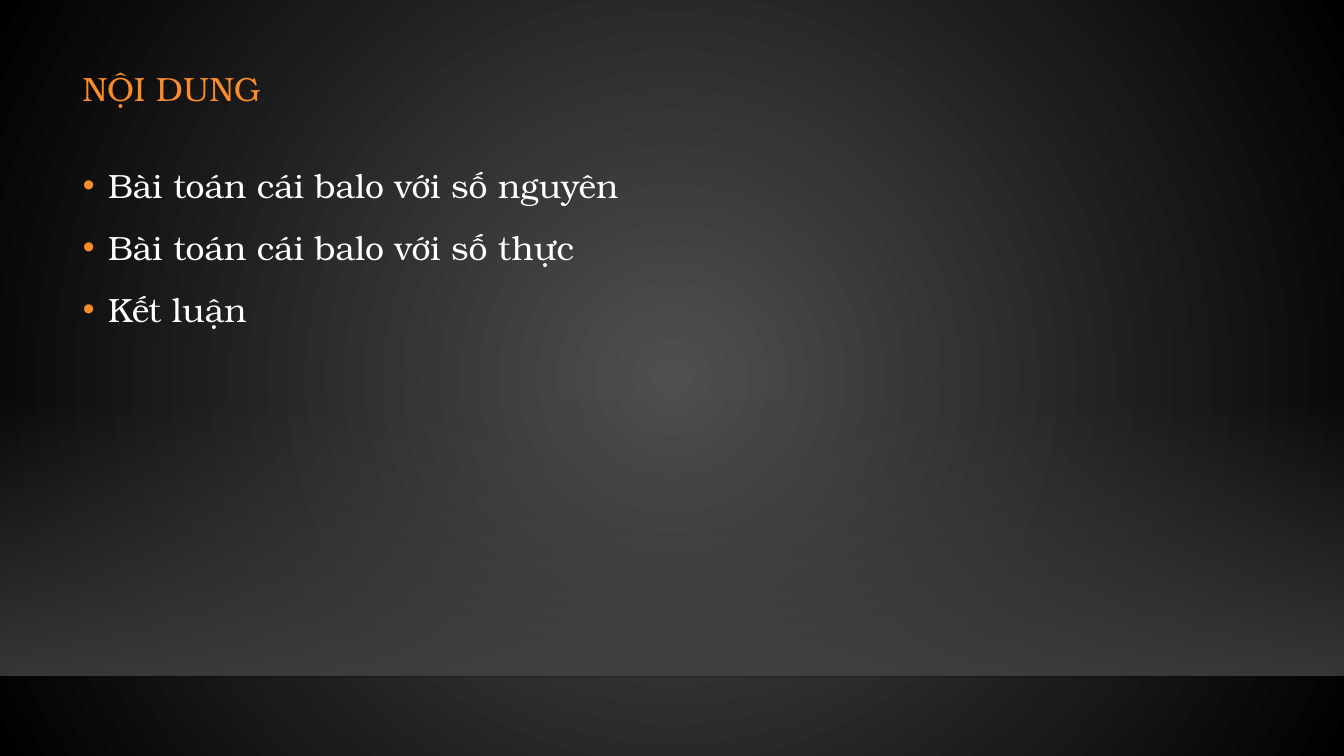
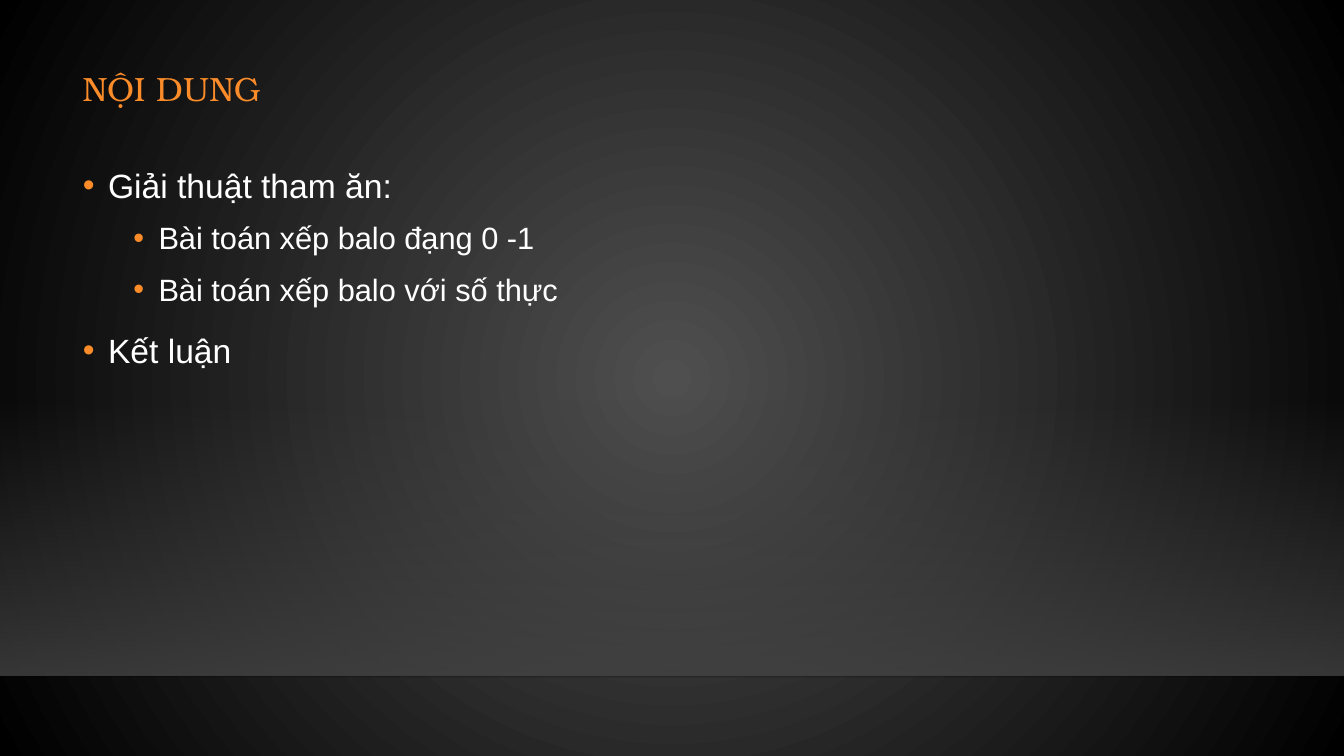
Before and after one commit to NguyetHue/PTTK_TTNC, a slide deck: slide 2 of BaoCao.pptx. Drawn at 1344x756 pixels with LibreOffice and Linux fonts; fonts in the diff are those of the drawing; background and template pictures are left out. Boxes give left, top, right and bottom in pixels: in the first picture for what was removed or moved away, otherwise in the second. Text is boxed around its words. In the diff, an @@ line names an element or a change of style, - is before the commit and + after.

```diff
--- a/BaoCao.pptx
+++ b/BaoCao.pptx
@@ text at (108,173,558,306): text changed; size 24 to 22 pt; font TeX Gyre Bonum to Arial @@
-• Bài toán cái balo với số nguyên
-• Bài toán cái balo với số thực
+• Giải thuật tham ăn:
+  • Bài toán xếp balo đạng 0 -1
+  • Bài toán xếp balo với số thực
@@ text at (108,337,231,368): font TeX Gyre Bonum to Arial in "Kết luận" @@
```
Also in this commit, not shown: 9 slides added, 2 slides removed, 6 other files.
